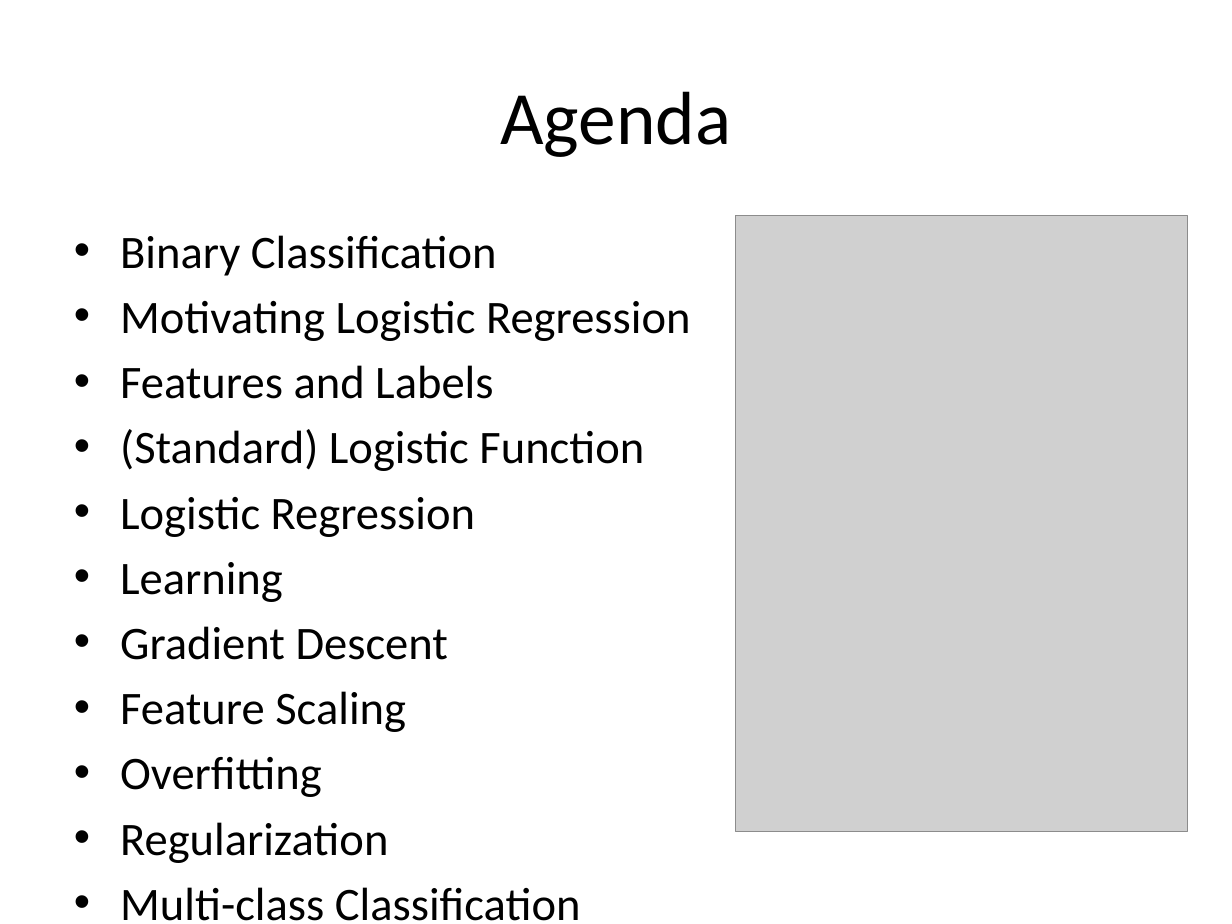
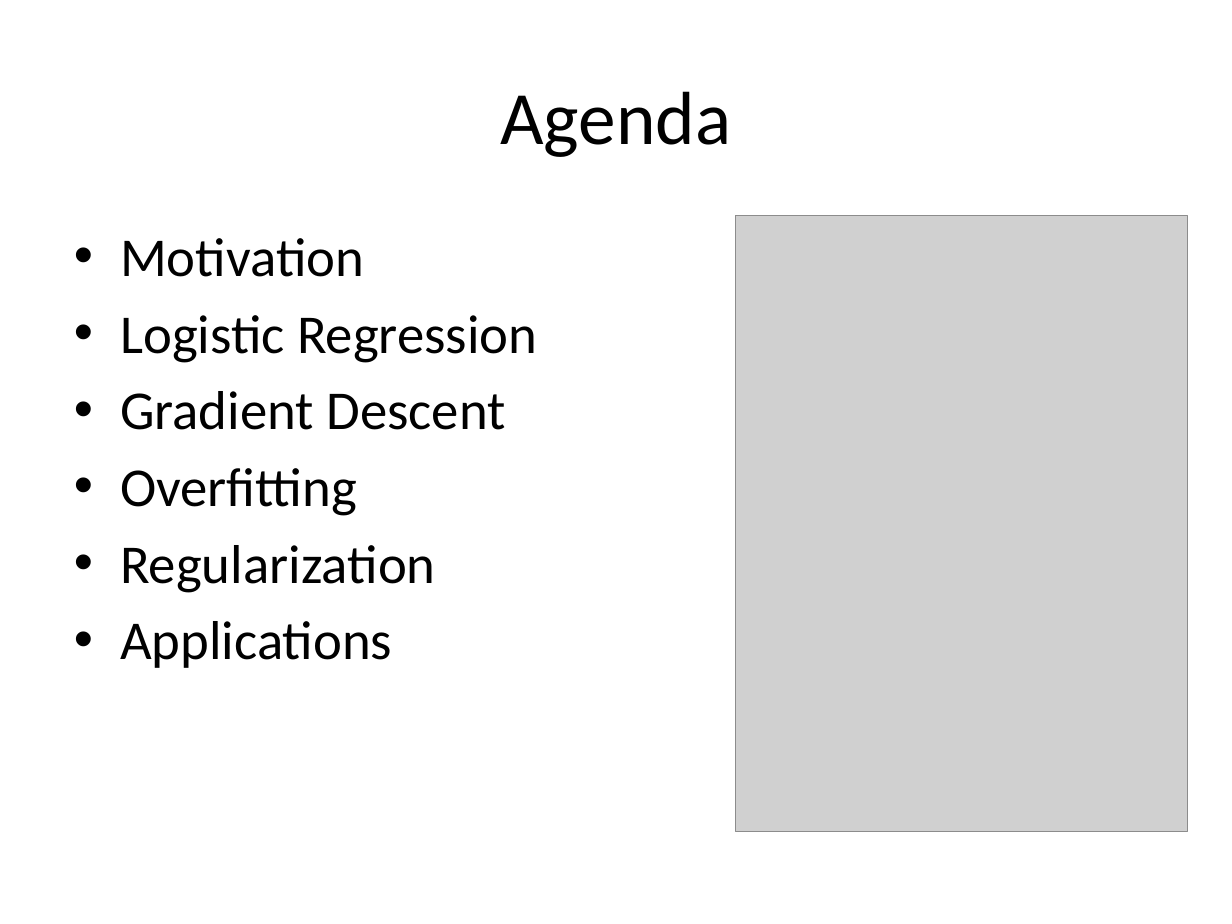
Before and after one commit to hikushalhere/KDDMeetupPresentation, a slide deck: slide 2 of LogisticRegression.pptx. Drawn at 1232x924 pixels with LibreOffice and Linux fonts; fonts in the diff are those of the drawing; grey boxes stand for pictures. Boxes give left, top, right and bottom in pixels: in the first picture for what was removed or moved away, otherwise in the second. Text is boxed around its words. In the diff, an @@ line names an element or a change of style, - is before the commit and + after.

```diff
--- a/LogisticRegression.pptx
+++ b/LogisticRegression.pptx
@@ text at <box>120,238,364,277</box>: text changed; size 27.2 to 32 pt @@
-• Binary Classification
-• Motivating Logistic Regression
-• Features and Labels
-• (Standard) Logistic Function
+• Motivation
@@ text at <box>120,315,537,593</box>: size 27.2 to 32 pt in "Logistic Regression", "Gradient Descent", "Overfitting", "Regularization" @@
@@ text at <box>120,562,283,602</box>: paragraph removed @@
-• Learning
@@ text at <box>120,621,392,668</box>: text changed; size 27.2 to 32 pt @@
-• Multi-class Classification
+• Applications
@@ text at <box>120,691,406,732</box>: paragraph removed @@
-• Feature Scaling
```
Also in this commit, not shown: 4 other slides changed.
